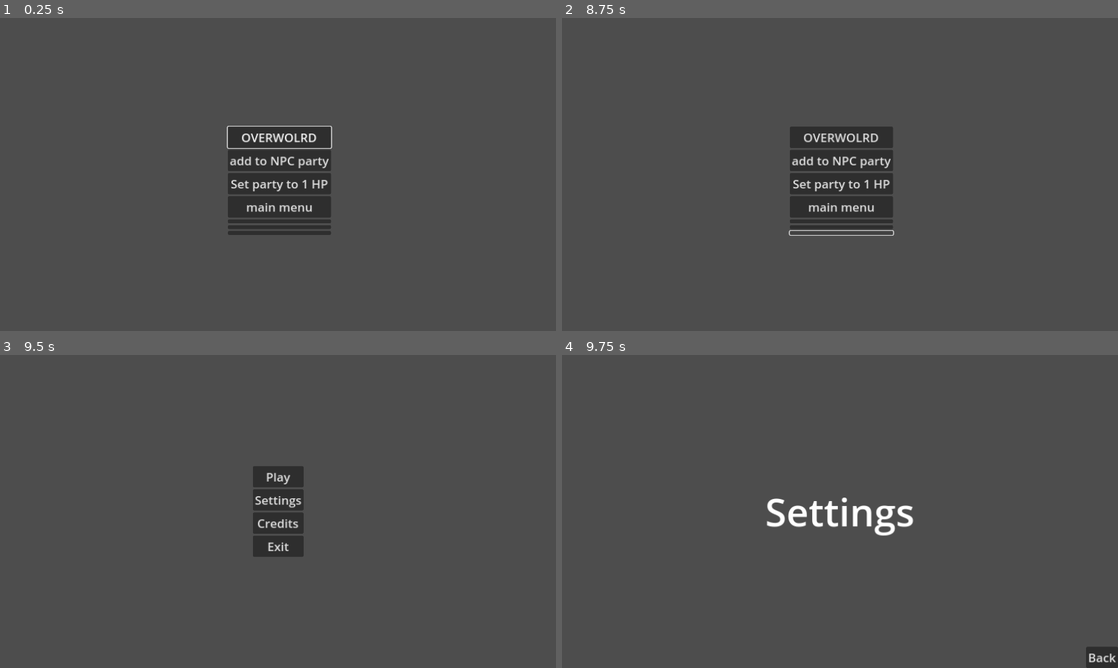
Above: before the commit, frames 1-4 (two rows, left to right).
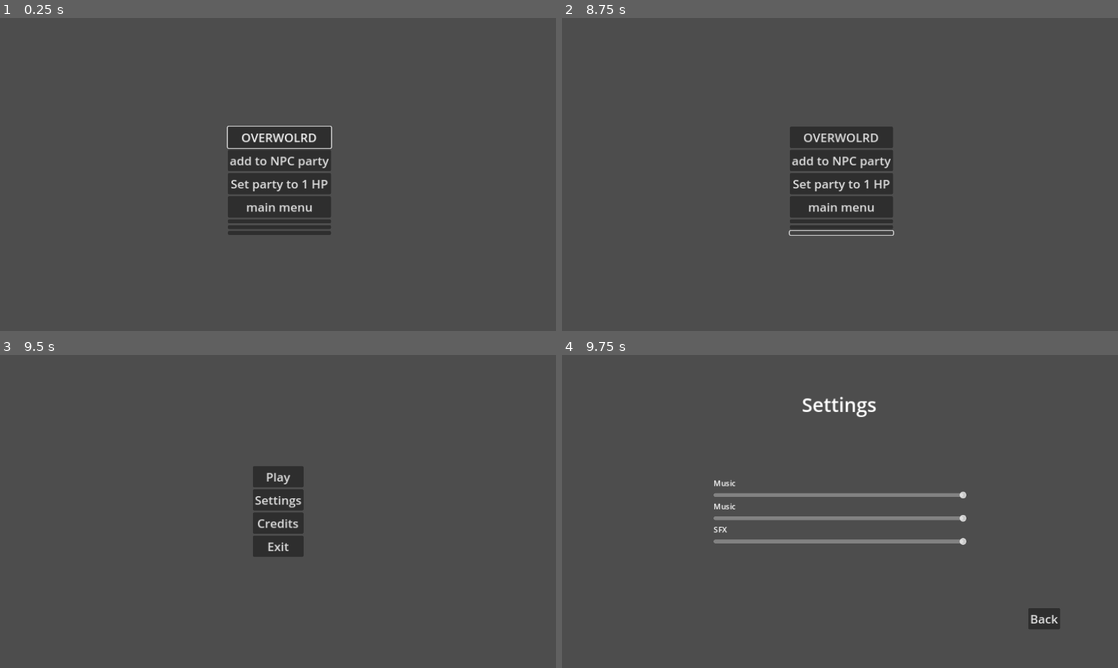
Above: after the commit, the same moments.

Repository: Where-is-my-input/Erratic-Seasons
Game: Godot game, scene res://game_scenes/n_2d_debug_scene.tscn
The game is run twice, just before and just after one commit, with the same random seed, the same clock (stepped at 60 frames per second) and the same inputs.
Inputs (mouse positions are in pixels of both pictures, inside the frame that each line leads up to):
- Up to frame 1 (0.25 s): no input
- Up to frame 2 (8.75 s): click "OVERWOLRD" at 0.5 s; tap Enter at 1.25 s; hold D (right) 1.28-2.03 s; hold S (down) 2.03-2.78 s; hold D (right) 2.78-3.53 s; hold W (up) 3.53-4.28 s; tap Escape (reset) at 4.25, 4.9 s; hold A (left) 4.28-5 s; click "add to NPC party" at 5 s; click "Set party to 1 HP" at 5.75 s; click (840, 221) at 6.5 s; click (840, 227) at 7.25 s; click (840, 233) at 8 s
- Up to frame 3 (9.5 s): click "main menu" at 8.75 s
- Up to frame 4 (9.75 s): click "Settings" at 9.5 s

Frames 1-3 are identical in both runs. In frame 4, 3.7% of the frame differs, in the area x 27-100%, y 13-100%.

Commit message:
feat: implement volume in settings scene

Diff:
--- a/UI/settings.gd
+++ b/UI/settings.gd
@@ -1,5 +1,28 @@
 extends Control
 
+var master_bus = AudioServer.get_bus_index("Master")
+var sfx_bus = AudioServer.get_bus_index("SFX")
+var soundtrack_bus = AudioServer.get_bus_index("soundtrack")
 
 func _on_back_pressed():
 	get_tree().change_scene_to_file("res://UI/main_menu.tscn")
+
+
+func _on_master_value_changed(value):
+	AudioServer.set_bus_volume_db(master_bus, value)
+	AudioServer.set_bus_mute(master_bus, false)
+	if value == -30:
+		AudioServer.set_bus_mute(master_bus, true)
+
+
+func _on_music_value_changed(value):
+	AudioServer.set_bus_volume_db(soundtrack_bus, value)
+	AudioServer.set_bus_mute(soundtrack_bus, false)
+	if value == -30:
+		AudioServer.set_bus_mute(soundtrack_bus, true)
+
+func _on_sfx_value_changed(value):
+	AudioServer.set_bus_volume_db(sfx_bus, value)
+	AudioServer.set_bus_mute(sfx_bus, false)
+	if value == -30:
+		AudioServer.set_bus_mute(sfx_bus, true)
--- a/UI/settings.tscn
+++ b/UI/settings.tscn
@@ -13,18 +13,15 @@
 
 [node name="Label" type="Label" parent="."]
 layout_mode = 1
-anchors_preset = 8
+anchors_preset = 5
 anchor_left = 0.5
-anchor_top = 0.5
 anchor_right = 0.5
-anchor_bottom = 0.5
-offset_left = -154.5
-offset_top = -55.0
-offset_right = 154.5
-offset_bottom = 55.0
+offset_left = -79.5
+offset_top = 75.0
+offset_right = 79.5
+offset_bottom = 136.0
 grow_horizontal = 2
-grow_vertical = 2
-theme_override_font_sizes/font_size = 80
+theme_override_font_sizes/font_size = 40
 text = "Settings"
 
 [node name="Back" type="Button" parent="."]
@@ -34,10 +31,59 @@
 anchor_top = 1.0
 anchor_right = 1.0
 anchor_bottom = 1.0
-offset_left = -66.0
-offset_top = -43.0
+offset_left = -186.0
+offset_top = -123.0
+offset_right = -120.0
+offset_bottom = -80.0
 grow_horizontal = 0
 grow_vertical = 0
 text = "Back"
 
+[node name="VBoxContainer" type="VBoxContainer" parent="."]
+layout_mode = 1
+anchors_preset = 8
+anchor_left = 0.5
+anchor_top = 0.5
+anchor_right = 0.5
+anchor_bottom = 0.5
+offset_left = -262.5
+offset_top = -45.0
+offset_right = 262.5
+offset_bottom = 45.0
+grow_horizontal = 2
+grow_vertical = 2
+
+[node name="MasterLabel" type="Label" parent="VBoxContainer"]
+layout_mode = 2
+text = "Music"
+
+[node name="Master" type="HSlider" parent="VBoxContainer"]
+layout_mode = 2
+size_flags_vertical = 6
+min_value = -30.0
+max_value = 0.0
+
+[node name="MusicLabel" type="Label" parent="VBoxContainer"]
+layout_mode = 2
+text = "Music"
+
+[node name="Music" type="HSlider" parent="VBoxContainer"]
+layout_mode = 2
+size_flags_vertical = 6
+min_value = -30.0
+max_value = 0.0
+
+[node name="SFXLabel" type="Label" parent="VBoxContainer"]
+layout_mode = 2
+text = "SFX"
+
+[node name="SFX" type="HSlider" parent="VBoxContainer"]
+layout_mode = 2
+size_flags_vertical = 6
+min_value = -30.0
+max_value = 0.0
+
 [connection signal="pressed" from="Back" to="." method="_on_back_pressed"]
+[connection signal="value_changed" from="VBoxContainer/Master" to="." method="_on_master_value_changed"]
+[connection signal="value_changed" from="VBoxContainer/Music" to="." method="_on_music_value_changed"]
+[connection signal="value_changed" from="VBoxContainer/SFX" to="." method="_on_sfx_value_changed"]
